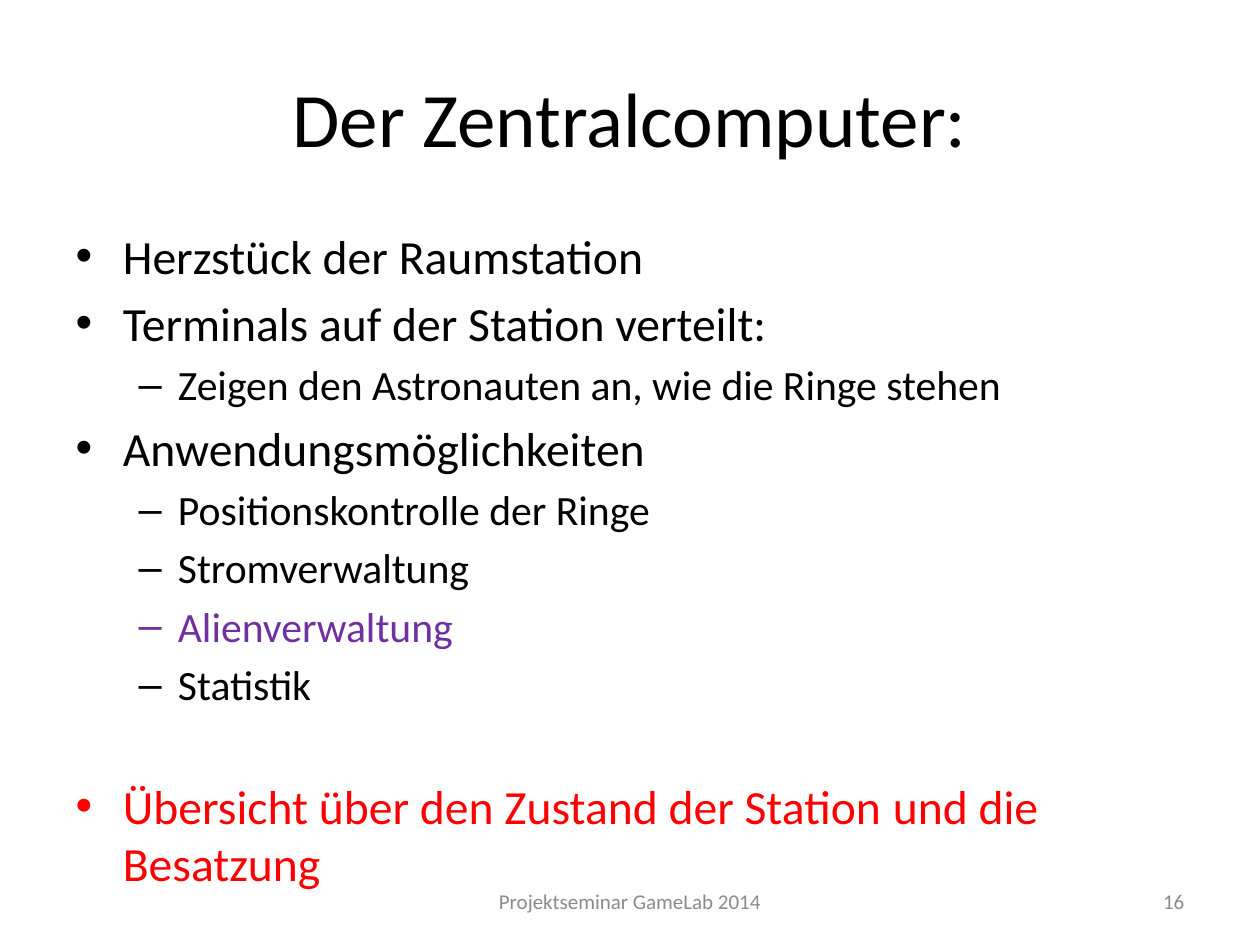
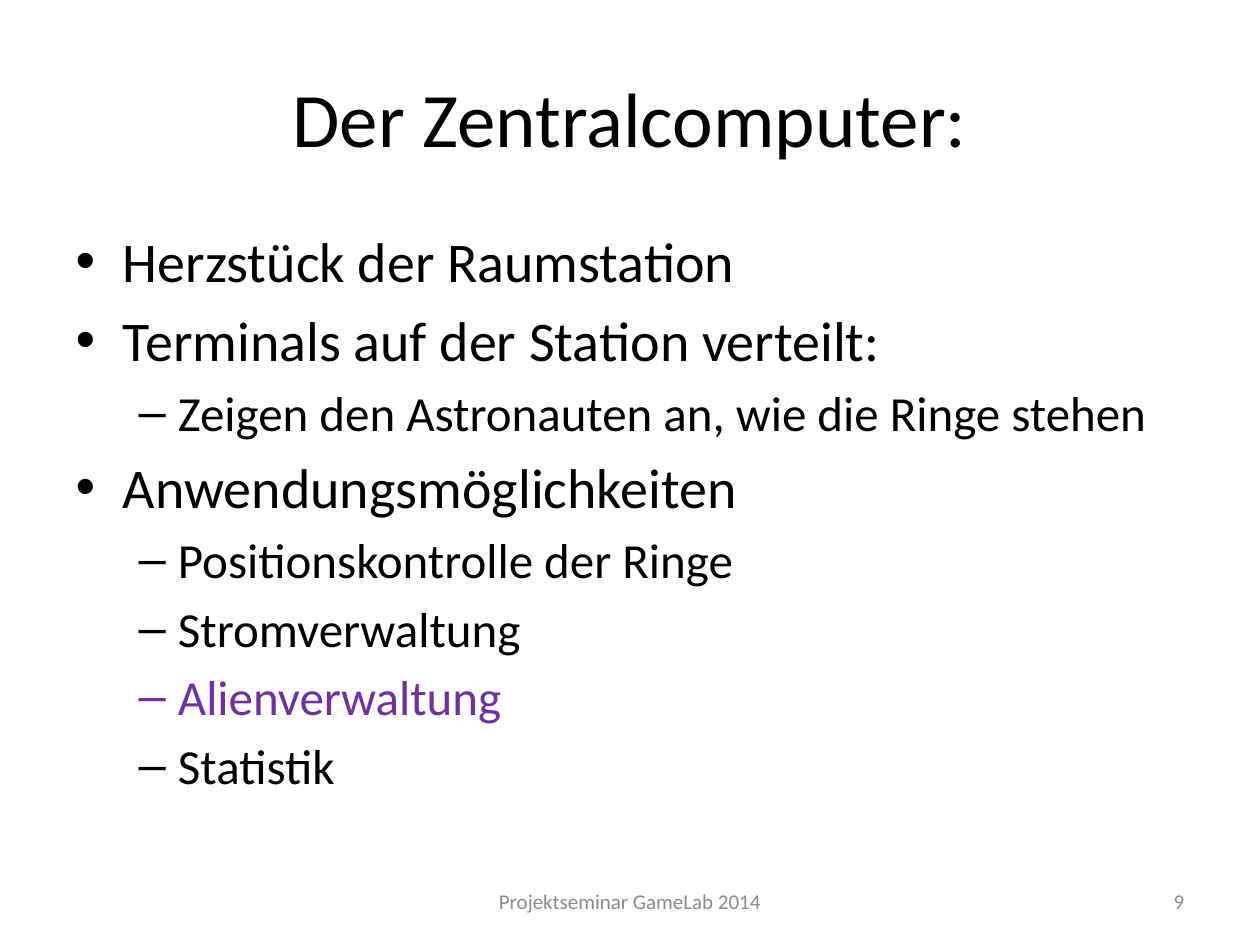
Before and after one commit to Instinctlol/gamelab2014, a slide deck: slide 9 of Abschlusspräsentation/SpielkonzeptFINAL.pptx (slide 16 before the commit). Drawn at 1260x945 pixels with LibreOffice and Linux fonts; fonts in the diff are those of the drawing; background and template pictures are left out. Boxes give left, top, right and bottom in pixels: in the first picture for what was removed or moved away, otherwise in the second. Text is boxed around its words. In the diff, an @@ line names an element or a change of style, - is before the commit and + after.

```diff
--- a/Abschlusspräsentation/SpielkonzeptFINAL.pptx
+++ b/Abschlusspräsentation/SpielkonzeptFINAL.pptx
@@ text "Herzstück der Raumstation" at (123,243,1146,785): size 27.2 to 32 pt in "Herzstück der Raumstation", "Terminals auf der Station verteilt:", "Anwendungsmöglichkeiten"; size 23.8 to 28 pt in "Zeigen den Astronauten an, wie die Ringe ...", "Positionskontrolle der Ringe", "Stromverwaltung", "Alienverwaltung" and 1 more places @@
@@ text at (123,786,1039,825): paragraph removed @@
-• Übersicht über den Zustand der Station und die Besatzung
@@ page number at (1174,895,1185,909): text changed @@
-16
+9
```
Also in this commit, not shown: 2 other slides changed.
